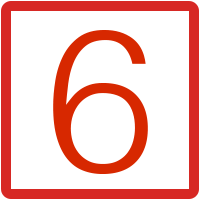
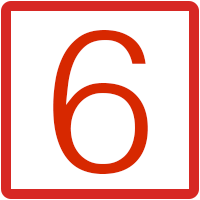
Comparing the layer stacks of the two 200x200 images. Changes:
pixels changed over <box>53,30,148,174</box> (layer not identified)
